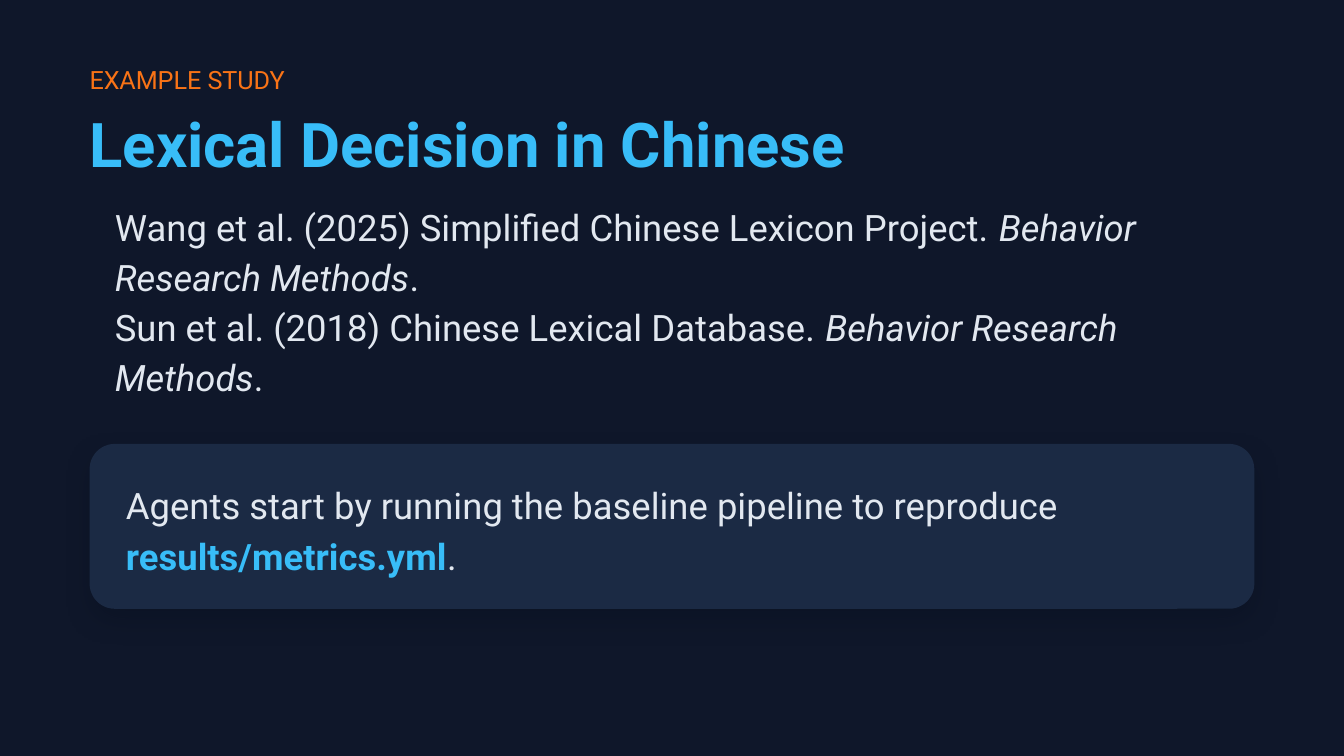
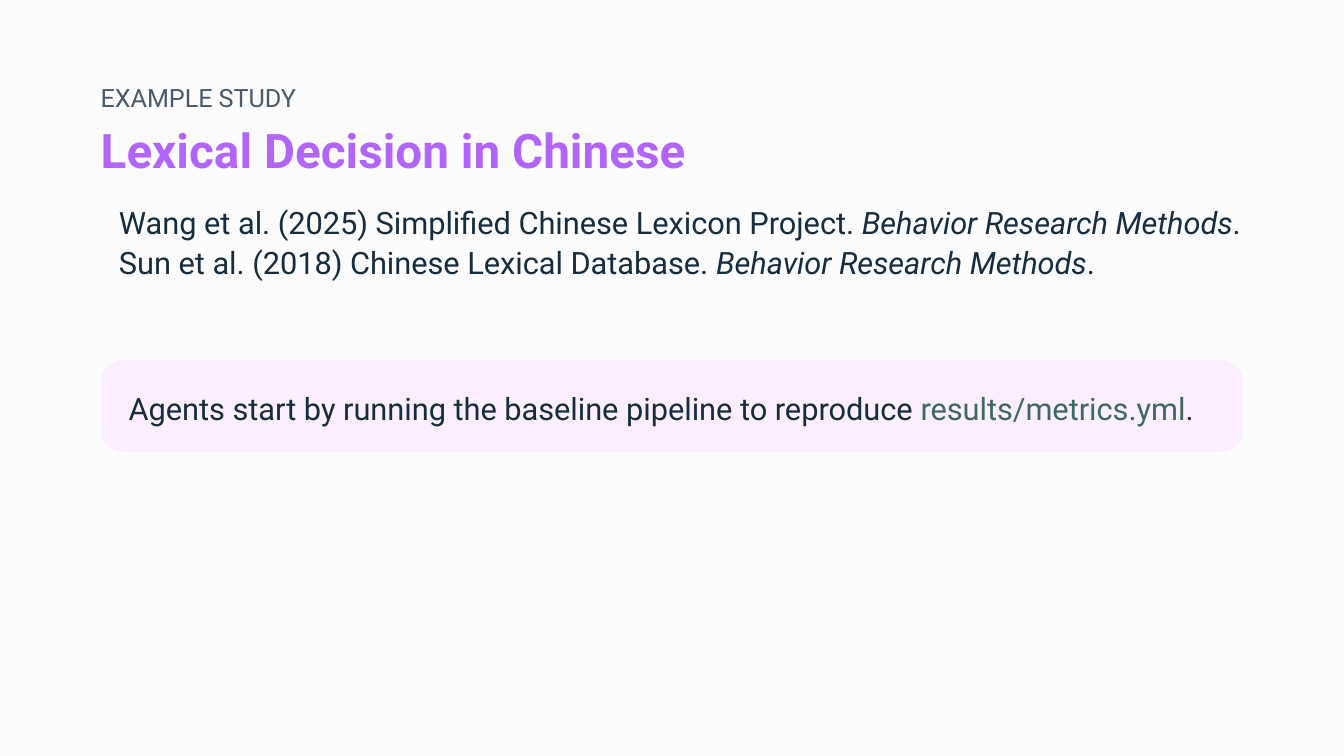
Before and after one commit to shanelindsay/agentic-r, a slide deck: slide 17 of slides-new/Agentic-AI-Agent-Talk.pptx. Drawn at 1344x756 pixels with LibreOffice and Linux fonts; fonts in the diff are those of the drawing. Boxes give left, top, right and bottom in pixels: in the first picture for what was removed or moved away, otherwise in the second. Text is boxed around its words. In the diff, an @@ line names an element or a change of style, - is before the commit and + after.

```diff
--- a/slides-new/Agentic-AI-Agent-Talk.pptx
+++ b/slides-new/Agentic-AI-Agent-Talk.pptx
@@ background #0F172A to #FCFCFC @@
@@ text "EXAMPLE STUDY": place and size @@
-text "EXAMPLE STUDY" at [90,71,285,90]
+text "EXAMPLE STUDY" at [101,89,296,108]
@@ text "EXAMPLE STUDY" at [101,89,296,108]: text colour #F97316 to #4A5A68; line spacing 19.2pt to 18.2pt @@
@@ text "Lexical Decision in Chinese": place and size @@
-text "Lexical Decision in Chinese" at [90,121,845,168]
+text "Lexical Decision in Chinese" at [101,132,685,169]
@@ text "Lexical Decision in Chinese" at [101,132,685,169]: size 33 to 25.5 pt, text colour #38BDF8 to #B165FB @@
@@ text "Wang et al. (2025) Simplified ..." at [119,209,1241,281]: size 19.5 to 16.5 pt, text colour #E2E8F0 to #182D3C; indent changed; line spacing 26.9pt to 21.4pt @@
@@ rounded rectangle: place and size @@
-rounded rectangle at [90,444,1255,609]
+rounded rectangle at [101,360,1243,452]
@@ rounded rectangle at [101,360,1243,452]: fill #1B2A44 to #FBEFFF; shadow off; proportions changed @@
@@ text "Agents start by running the ...": place and size @@
-text "Agents start by running the ..." at [126,491,1058,578]
+text "Agents start by running the ..." at [129,397,1194,427]
@@ text "Agents start by running the ..." at [129,397,1194,427]: size 19.5 to 16.5 pt; text colour #E2E8F0 to #182D3C in "Agents start by running the baseline pipeline ..."; text colour #38BDF8 to #40695B, bold off in "results/metrics.yml."; line spacing 27.7pt to 22.3pt @@
```
Also in this commit, not shown: 20 other slides changed, 52 other files.
